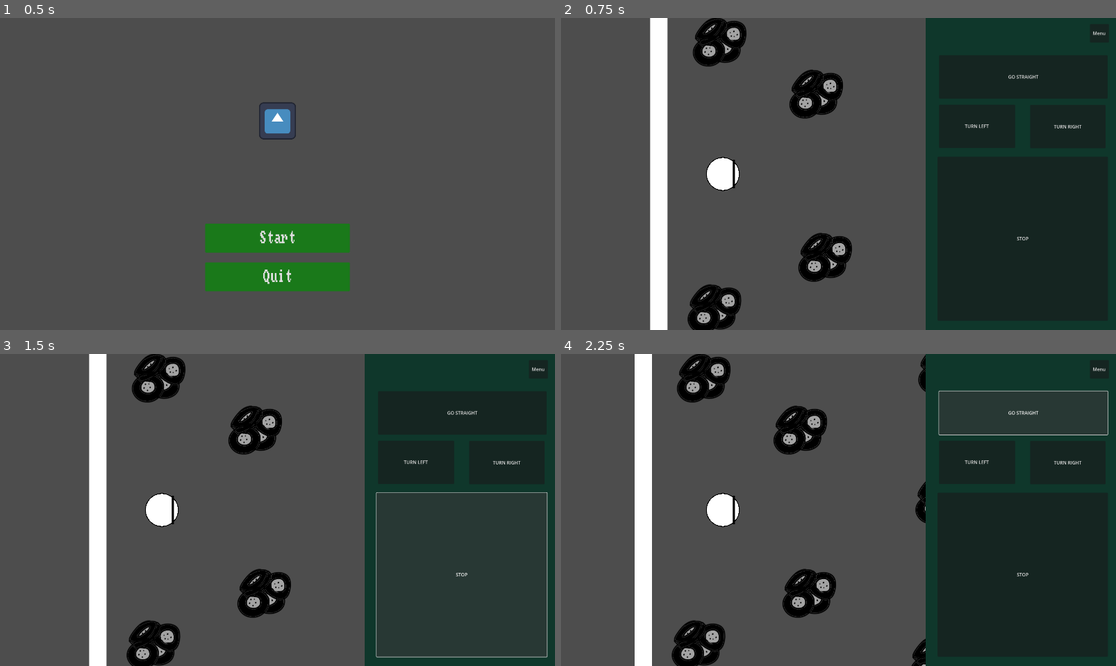
Above: before the commit, frames 1-4 (two rows, left to right).
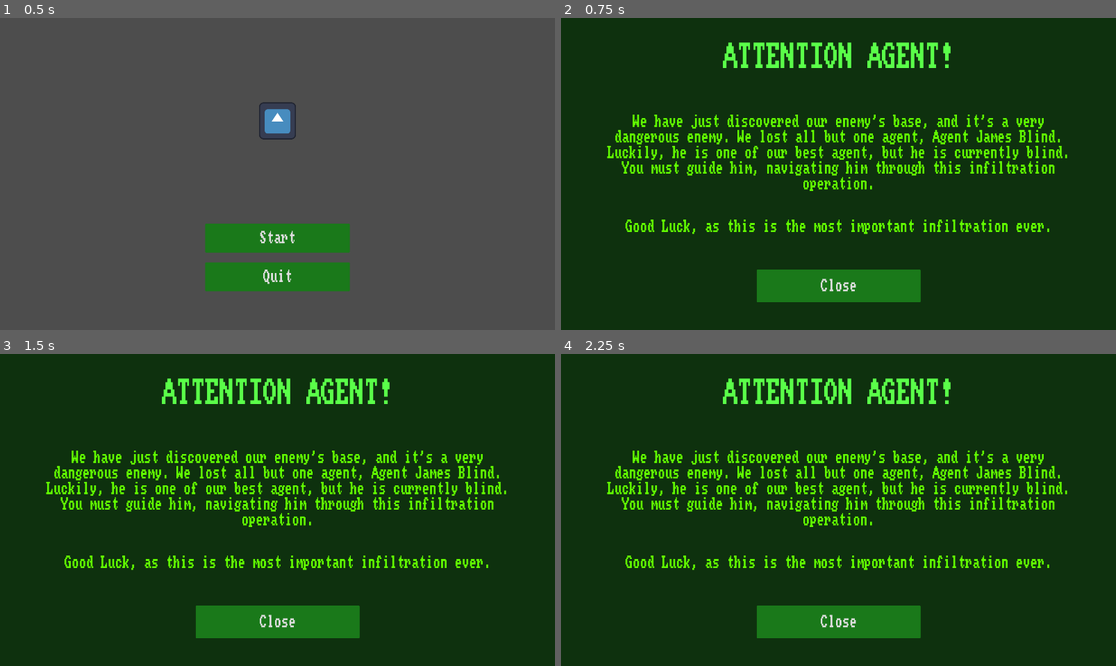
Above: after the commit, the same moments.

Repository: Undalevein/Game-Jam-2026-Eye-Spy
Game: Godot game, scene res://Scenes/Game/game.tscn
The game is run twice, just before and just after one commit, with the same random seed, the same clock (stepped at 60 frames per second) and the same inputs. The engine's default icon, where the game draws it, is replaced by a stand-in: a white triangle on a blue panel in a dark square.
Inputs:
- Up to frame 1 (0.5 s): no input
- Up to frame 2 (0.75 s): click "Start" at 0.5 s
- Up to frame 3 (1.5 s): click "STOP" (after the commit: "STOP!") at 1.25 s
- Up to frame 4 (2.25 s): click "GO STRAIGHT" at 2 s

Frame 1 is identical in both runs. In frame 2, 77% of the frame differs, in the area x 0-100%, y 0-100%; in frame 3, 92%; in frame 4, 81%.

Commit message:
hnergasdfgdsfgdgfs

Diff:
--- a/Scenes/Game/game.gd
+++ b/Scenes/Game/game.gd
@@ -21,7 +21,7 @@
 			play_win()
 
 func play_win() -> void:
-	pass
+	$WinUI.visible = true
 
 func _on_level_1_return_to_menu() -> void:
 	$MainUI.visible = true
@@ -33,4 +33,19 @@
 	$MainUI.visible = true
 
 func _on_level_1_level_completed() -> void:
-	pass # Replace with function body.
+	$Levels/Level1.visible = false
+	$Levels/Level2.visible = true
+	$Levels/Level2.start()
+
+func _on_level_2_level_completed() -> void:
+	$Levels/Level2.visible = false
+	$Levels/Level3.visible = true
+	$Levels/Level3.start()
+
+func _on_level_3_level_completed() -> void:
+	$Levels/Level3.visible = false
+	play_win()
+
+func _on_win_return_to_menu() -> void:
+	$WinUI.visible = false
+	$MainMenu.visible = true
--- a/Scenes/Game/game.tscn
+++ b/Scenes/Game/game.tscn
@@ -1,7 +1,8 @@
-[gd_scene load_steps=6 format=3 uid="uid://dum34mb4dxme5"]
+[gd_scene load_steps=7 format=3 uid="uid://dum34mb4dxme5"]
 
 [ext_resource type="Script" uid="uid://bvfbhrxo8d74e" path="res://Scenes/Game/game.gd" id="1_qikps"]
 [ext_resource type="PackedScene" uid="uid://cn506ewwgm05c" path="res://Scenes/MainMenu/main_menu.tscn" id="3_ciybh"]
+[ext_resource type="PackedScene" uid="uid://b6b2q3c6pph8b" path="res://Scenes/Win/win.tscn" id="3_flgk0"]
 [ext_resource type="PackedScene" uid="uid://cg5wrwwahia15" path="res://Scenes/Level1/level_1.tscn" id="6_flgk0"]
 [ext_resource type="PackedScene" uid="uid://pci8y50bj2mv" path="res://Scenes/Level2/level_2.tscn" id="8_qtymf"]
 [ext_resource type="PackedScene" uid="uid://cq8tcw283lqtk" path="res://Scenes/Level3/level_3.tscn" id="9_ypmwd"]
@@ -14,6 +15,11 @@
 [node name="MainUI" type="CanvasLayer" parent="."]
 
 [node name="MainMenu" parent="MainUI" instance=ExtResource("3_ciybh")]
+
+[node name="WinUI" type="CanvasLayer" parent="."]
+visible = false
+
+[node name="Win" parent="WinUI" instance=ExtResource("3_flgk0")]
 
 [node name="Levels" type="Node2D" parent="."]
 
@@ -30,7 +36,10 @@
 position = Vector2(-8, 6310)
 
 [connection signal="start_game" from="MainUI/MainMenu" to="." method="_on_main_menu_start_game"]
+[connection signal="return_to_menu" from="WinUI/Win" to="." method="_on_win_return_to_menu"]
 [connection signal="level_completed" from="Levels/Level1" to="." method="_on_level_1_level_completed"]
 [connection signal="return_to_menu" from="Levels/Level1" to="." method="_on_level_1_return_to_menu"]
+[connection signal="level_completed" from="Levels/Level2" to="." method="_on_level_2_level_completed"]
 [connection signal="return_to_menu" from="Levels/Level2" to="." method="_on_level_2_return_to_menu"]
+[connection signal="level_completed" from="Levels/Level3" to="." method="_on_level_3_level_completed"]
 [connection signal="return_to_menu" from="Levels/Level3" to="." method="_on_level_3_return_to_menu"]
--- a/Scenes/GameInterface/game_interface.tscn
+++ b/Scenes/GameInterface/game_interface.tscn
@@ -1,6 +1,16 @@
-[gd_scene load_steps=2 format=3 uid="uid://xcbhh04btsa7"]
+[gd_scene load_steps=6 format=3 uid="uid://xcbhh04btsa7"]
 
 [ext_resource type="Script" uid="uid://bcq85jgb32j7c" path="res://Scenes/GameInterface/game_interface.gd" id="1_ej7f1"]
+[ext_resource type="Theme" uid="uid://bhlemtwoctqt1" path="res://Themes/ButtonTheme.tres" id="2_s3de8"]
+
+[sub_resource type="StyleBoxFlat" id="StyleBoxFlat_3khe7"]
+bg_color = Color(0.6745098, 0.011764706, 0, 1)
+
+[sub_resource type="StyleBoxFlat" id="StyleBoxFlat_1v04n"]
+bg_color = Color(0.56078434, 0.023529412, 0, 1)
+
+[sub_resource type="StyleBoxFlat" id="StyleBoxFlat_po0k5"]
+bg_color = Color(0.9882353, 0, 0.003921569, 1)
 
 [node name="GameInterface" type="Control"]
 layout_mode = 3
@@ -27,10 +37,11 @@
 
 [node name="EscapeButton" type="Button" parent="ColorRect"]
 layout_mode = 0
-offset_left = 568.0
+offset_left = 492.0
 offset_top = 481.0
-offset_right = 633.39136
+offset_right = 629.0
 offset_bottom = 545.0
+theme = ExtResource("2_s3de8")
 text = "Menu"
 
 [node name="StraightButton" type="Button" parent="ColorRect"]
@@ -39,6 +50,7 @@
 offset_top = 589.0
 offset_right = 629.0
 offset_bottom = 739.0
+theme = ExtResource("2_s3de8")
 text = "GO STRAIGHT"
 
 [node name="TurnLeftButton" type="Button" parent="ColorRect"]
@@ -47,6 +59,7 @@
 offset_top = 760.0
 offset_right = 309.0
 offset_bottom = 910.0
+theme = ExtResource("2_s3de8")
 text = "TURN LEFT"
 
 [node name="TurnRightButton" type="Button" parent="ColorRect"]
@@ -55,6 +68,7 @@
 offset_top = 761.0
 offset_right = 622.0
 offset_bottom = 911.0
+theme = ExtResource("2_s3de8")
 text = "TURN RIGHT"
 
 [node name="StopButton" type="Button" parent="ColorRect"]
@@ -63,7 +77,12 @@
 offset_top = 940.0
 offset_right = 630.0
 offset_bottom = 1508.0
-text = "STOP"
+theme = ExtResource("2_s3de8")
+theme_override_font_sizes/font_size = 200
+theme_override_styles/normal = SubResource("StyleBoxFlat_3khe7")
+theme_override_styles/pressed = SubResource("StyleBoxFlat_1v04n")
+theme_override_styles/hover = SubResource("StyleBoxFlat_po0k5")
+text = "STOP!"
 
 [connection signal="pressed" from="ColorRect/EscapeButton" to="." method="_on_escape_button_pressed"]
 [connection signal="pressed" from="ColorRect/StraightButton" to="." method="_on_straight_button_pressed"]
--- a/Scenes/Level1/level_1.gd
+++ b/Scenes/Level1/level_1.gd
@@ -10,6 +10,7 @@
 var initial_player_rotation = $Player.rotation
 
 func start() -> void:
+	$UI/NoticeScreen.visible = true
 	$UI/GameInterface.visible = true
 	get_tree().paused = false
 	playing_level = true
@@ -58,10 +59,16 @@
 	$Player.turn_off_camera()
 	visible = false
 	playing_level = false
+	$Player.position = initial_player_position
+	$Player.rotation = initial_player_rotation
 
 func _on_player_die() -> void:
 	$Player.position = initial_player_position
 	$Player.rotation = initial_player_rotation
 
-func _on_area_2d_body_entered(_body: Node2D) -> void:
-	level_completed.emit()
+func _on_level_complete_trigger_body_entered(body: Node2D) -> void:
+	if body.is_in_group("Player"):
+		$Player/Audio/Footsteps.playing = false
+		$Player/Audio/ConstructionAmbiance.playing = false
+		close_level()
+		level_completed.emit()
--- a/Scenes/Level1/level_1.tscn
+++ b/Scenes/Level1/level_1.tscn
@@ -11,6 +11,7 @@
 [ext_resource type="AudioStream" uid="uid://cmsg5po2tyllr" path="res://Sound/construction-site-49508.mp3" id="6_6bneh"]
 [ext_resource type="AudioStream" uid="uid://u3ooyk75abg4" path="res://Sound/DIRT FOOTSTEPS.mp3" id="6_cirk1"]
 [ext_resource type="PackedScene" uid="uid://d72tpjlsm3m" path="res://Scenes/level_complete_trigger.tscn" id="9_ajn4s"]
+[ext_resource type="PackedScene" uid="uid://rgss7xfgduh7" path="res://Scenes/NoticeScreen/notice_screen.tscn" id="12_pmmu5"]
 
 [node name="Level1" type="Node2D"]
 process_mode = 3
@@ -197,6 +198,11 @@
 rotation = -0.10471976
 scale = Vector2(2.5, 2.5)
 
+[node name="guard" parent="GameObjects/second_level" instance=ExtResource("5_6bneh")]
+position = Vector2(558.2, 89.1)
+rotation = -0.5585054
+scale = Vector2(0.318, 0.318)
+
 [node name="third_level" type="Node2D" parent="GameObjects"]
 
 [node name="third_level_border" type="Node2D" parent="GameObjects/third_level"]
@@ -281,7 +287,7 @@
 scale = Vector2(0.3, 0.3)
 
 [node name="LevelCompleteTrigger" parent="." instance=ExtResource("9_ajn4s")]
-position = Vector2(10297, 754)
+position = Vector2(10232, 735)
 scale = Vector2(9.999998, 9.999998)
 
 [node name="UI" type="CanvasLayer" parent="."]
@@ -293,12 +299,12 @@
 [node name="PauseMenu" parent="UI" instance=ExtResource("4_0q28u")]
 visible = false
 
-[node name="Area2D" parent="." instance=ExtResource("5_6bneh")]
-position = Vector2(5582.0005, 891)
-rotation = -0.55850536
-scale = Vector2(3.18, 3.18)
+[node name="NoticeScreen" parent="UI" instance=ExtResource("12_pmmu5")]
+visible = false
 
 [connection signal="die" from="Player" to="." method="_on_player_die"]
+[connection signal="body_entered" from="GameObjects/second_level/guard" to="." method="_on_area_2d_body_entered"]
+[connection signal="body_entered" from="LevelCompleteTrigger" to="." method="_on_level_complete_trigger_body_entered"]
 [connection signal="escape" from="UI/GameInterface" to="." method="_on_game_interface_escape"]
 [connection signal="rotate_left" from="UI/GameInterface" to="." method="_on_game_interface_rotate_left"]
 [connection signal="rotate_right" from="UI/GameInterface" to="." method="_on_game_interface_rotate_right"]
@@ -306,4 +312,3 @@
 [connection signal="walk_forward" from="UI/GameInterface" to="." method="_on_game_interface_walk_forward"]
 [connection signal="continue_game" from="UI/PauseMenu" to="." method="_on_pause_menu_continue_game"]
 [connection signal="return_to_menu" from="UI/PauseMenu" to="." method="_on_pause_menu_return_to_menu"]
-[connection signal="body_entered" from="Area2D" to="." method="_on_area_2d_body_entered"]
--- /dev/null
+++ b/Scenes/NoticeScreen/notice_screen.gd
@@ -0,0 +1,4 @@
+extends Control
+
+func _on_close_button_pressed() -> void:
+	visible = false
--- /dev/null
+++ b/Scenes/NoticeScreen/notice_screen.tscn
@@ -0,0 +1,85 @@
+[gd_scene load_steps=6 format=3 uid="uid://rgss7xfgduh7"]
+
+[ext_resource type="FontFile" uid="uid://cr6golww4ofp8" path="res://Fonts/novem___.ttf" id="1_3oy77"]
+[ext_resource type="Script" uid="uid://byp3h1t0ke6jj" path="res://Scenes/NoticeScreen/notice_screen.gd" id="1_cg85k"]
+[ext_resource type="Theme" uid="uid://bhlemtwoctqt1" path="res://Themes/ButtonTheme.tres" id="2_s7cd6"]
+
+[sub_resource type="LabelSettings" id="LabelSettings_s7cd6"]
+font = ExtResource("1_3oy77")
+font_size = 100
+font_color = Color(0.3529412, 1, 0.28627452, 1)
+
+[sub_resource type="LabelSettings" id="LabelSettings_3oy77"]
+paragraph_spacing = 20.0
+font = ExtResource("1_3oy77")
+font_size = 50
+font_color = Color(0.38431373, 1, 0, 1)
+
+[node name="NoticeScreen" type="Control"]
+layout_mode = 3
+anchors_preset = 15
+anchor_right = 1.0
+anchor_bottom = 1.0
+grow_horizontal = 2
+grow_vertical = 2
+script = ExtResource("1_cg85k")
+
+[node name="ColorRect" type="ColorRect" parent="."]
+layout_mode = 1
+anchors_preset = 15
+anchor_right = 1.0
+anchor_bottom = 1.0
+grow_horizontal = 2
+grow_vertical = 2
+color = Color(0.05701016, 0.19235325, 0.054476894, 1)
+
+[node name="Title" type="Label" parent="."]
+layout_mode = 1
+anchors_preset = 5
+anchor_left = 0.5
+anchor_right = 0.5
+offset_left = -400.0
+offset_top = 85.0
+offset_right = 400.0
+offset_bottom = 186.0
+grow_horizontal = 2
+text = "ATTENTION AGENT!"
+label_settings = SubResource("LabelSettings_s7cd6")
+
+[node name="Text" type="Label" parent="."]
+layout_mode = 1
+anchors_preset = 8
+anchor_left = 0.5
+anchor_top = 0.5
+anchor_right = 0.5
+anchor_bottom = 0.5
+offset_left = -825.5
+offset_top = -207.5
+offset_right = 825.5
+offset_bottom = 207.5
+grow_horizontal = 2
+grow_vertical = 2
+text = "We have just discovered our enemy's base, and it's a very dangerous enemy. We lost all but one agent, Agent James Blind. Luckily, he is one of our best agent, but he is currently blind. You must guide him, navigating him through this infiltration operation.
+
+Good Luck, as this is the most important infiltration ever."
+label_settings = SubResource("LabelSettings_3oy77")
+horizontal_alignment = 1
+autowrap_mode = 3
+
+[node name="CloseButton" type="Button" parent="."]
+layout_mode = 1
+anchors_preset = 7
+anchor_left = 0.5
+anchor_top = 1.0
+anchor_right = 0.5
+anchor_bottom = 1.0
+offset_left = -283.5
+offset_top = -209.0
+offset_right = 283.5
+offset_bottom = -96.0
+grow_horizontal = 2
+grow_vertical = 0
+theme = ExtResource("2_s7cd6")
+text = "Close"
+
+[connection signal="pressed" from="CloseButton" to="." method="_on_close_button_pressed"]
--- a/Scenes/Player/player.gd
+++ b/Scenes/Player/player.gd
@@ -45,7 +45,6 @@
 	$Camera2D.enabled = false
 
 func _on_area_2d_area_entered(area: Area2D) -> void:
-	print("HELLO!")
 	walking = false
 	rotation_direction = Rotations.NONE
 	if area.is_in_group("Hazard"):
--- a/Scenes/Player/player.tscn
+++ b/Scenes/Player/player.tscn
@@ -9,7 +9,7 @@
 [sub_resource type="CircleShape2D" id="CircleShape2D_xpcdj"]
 radius = 521.5363
 
-[node name="CharacterBody2D" type="CharacterBody2D"]
+[node name="CharacterBody2D" type="CharacterBody2D" groups=["Player"]]
 scale = Vector2(0.1, 0.1)
 motion_mode = 1
 slide_on_ceiling = false
--- a/project.godot
+++ b/project.godot
@@ -23,6 +23,7 @@
 [global_group]
 
 Hazard="Things that kill the player"
+Player=""
 
 [input]
 
Not shown: 1 places in Scenes/Level1/level_1.tscn that only renumber resources
Not shown, added: Scenes/NoticeScreen/notice_screen.gd.uid
